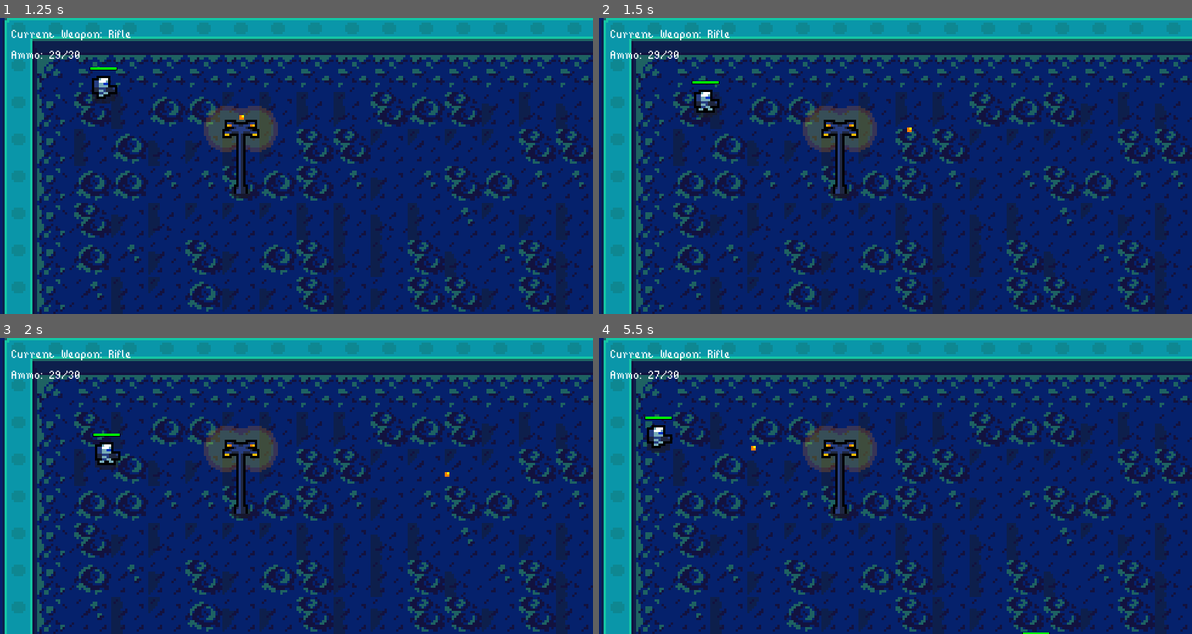
Above: before the commit, frames 1-4 (two rows, left to right).
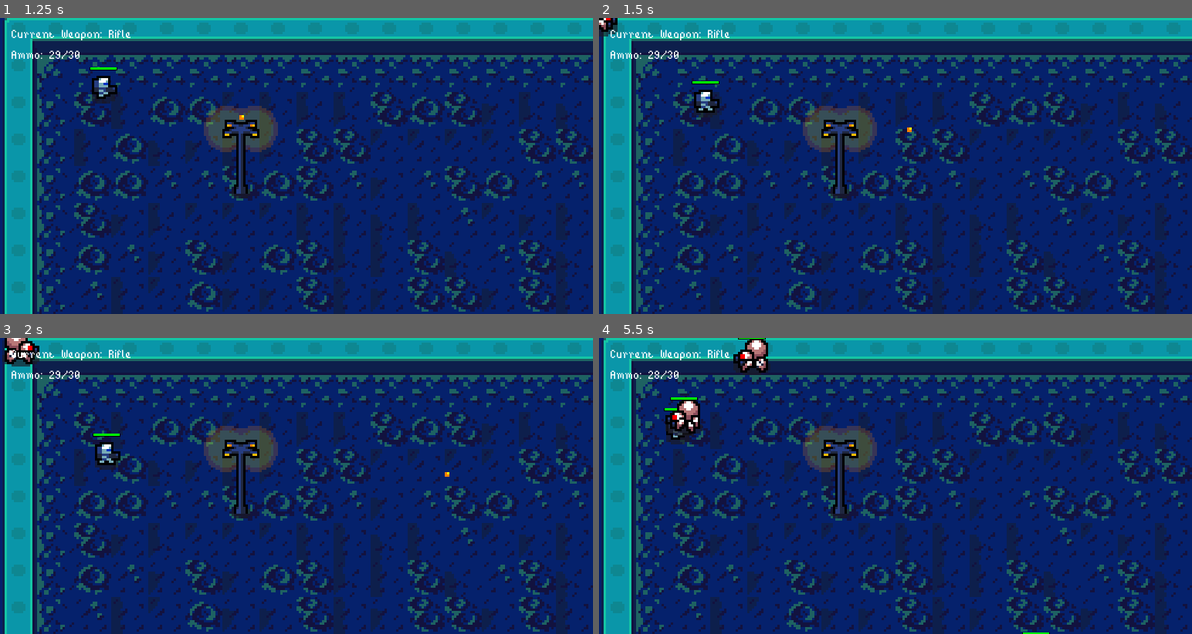
Above: after the commit, the same moments.

Repository: Gui-dev/topdown-shooter
Game: Godot game, scene res://scenes/management/game_level.tscn
Two runs of this game, one before a commit and one after it. Both use one fixed random seed, a clock stepped at 60 frames per second and the inputs below.
Inputs (mouse positions are in pixels of both pictures, inside the frame that each line leads up to):
- Up to frame 1 (1.25 s): move the mouse to (426, 151) at 0.52 s; hold Right (ui_right) from 0.53 s (still down); click (426, 151) at 0.67 s; tap Space (ui_select) at 0.77 s
- Up to frame 2 (1.5 s): move the mouse to (776, 180) at 1.27 s; release Right (ui_right) at 1.28 s; hold Down (ui_down) from 1.28 s (still down)
- Up to frame 3 (2 s): keep holding Down (ui_down); tap Space (ui_select) at 1.52 s
- Up to frame 4 (5.5 s): move the mouse to (954, 420) at 2.02 s; release Down (ui_down) at 2.03 s; hold Right (ui_right) 2.03-2.78 s; move the mouse to (865, 545) at 2.77 s; hold Up (ui_up) 2.78-3.53 s; click (865, 545) at 2.92 s; tap Space (ui_select) at 3.02, 3.77, 4.52 s; move the mouse to (1073, 530) at 3.52 s; hold Left (ui_left) 3.53-5.03 s; move the mouse to (717, 441) at 4.27 s; move the mouse to (925, 486) at 5.02 s; hold Down (ui_down) from 5.03 s (still down); click (925, 486) at 5.17 s

Frame 1 is identical in both runs. In frame 2, 0.2% of the frame differs, in the area x 0-4%, y 0-7%; in frame 3, 0.5%; in frame 4, 1.7%, in the area x 7-29%, y 0-39%.

Commit message:
feat: add spawn enemies

Diff:
--- a/scenes/management/game_level.tscn
+++ b/scenes/management/game_level.tscn
@@ -6,6 +6,7 @@
 [ext_resource path="res://assets/tile/props.png" type="Texture" id=4]
 [ext_resource path="res://scripts/management/game_level.gd" type="Script" id=5]
 [ext_resource path="res://scenes/enemies/spider.tscn" type="PackedScene" id=6]
+[ext_resource path="res://scripts/management/layered_objects.gd" type="Script" id=7]
 
 [sub_resource type="ConvexPolygonShape2D" id=2]
 points = PoolVector2Array( 0, 0, 16, 0, 16, 16, 0, 16 )
@@ -1218,6 +1219,7 @@
 [node name="base_terrain" type="TileMap" parent="terrain"]
 tile_set = SubResource( 1 )
 cell_size = Vector2( 16, 16 )
+collision_mask = 0
 bake_navigation = true
 format = 1
 tile_data = PoolIntArray( 0, 0, 2, 1, 0, 131074, 2, 0, 131074, 3, 0, 131074, 4, 0, 131074, 5, 0, 131074, 6, 0, 131074,  …(23737 unchanged characters)…
@@ -1226,11 +1228,16 @@
 
 [node name="Assault" parent="." instance=ExtResource( 1 )]
 position = Vector2( 29, 30 )
+collision_layer = 1
 
 [node name="Spider" parent="." instance=ExtResource( 6 )]
 position = Vector2( 288, 161 )
+collision_layer = 1
+collision_mask = 1
 
 [node name="layered_objects" type="YSort" parent="."]
+script = ExtResource( 7 )
+enemies_list = [ ExtResource( 6 ) ]
 
 [node name="decoration_terrain" type="TileMap" parent="layered_objects"]
 tile_set = SubResource( 38 )
@@ -1240,3 +1247,10 @@
 centered_textures = true
 format = 1
 tile_data = PoolIntArray( 131096, 9, 0, 131110, 5, 0, 131111, 4, 0, 196614, 0, 0, 262180, 0, 0, 458777, 15, 0, 458781,  …(278 unchanged characters)…
+
+[node name="timer" type="Timer" parent="layered_objects"]
+wait_time = 1.5
+one_shot = true
+autostart = true
+
+[connection signal="timeout" from="layered_objects/timer" to="layered_objects" method="_on_timer_timeout"]
--- a/scripts/enemies/enemy.gd
+++ b/scripts/enemies/enemy.gd
@@ -57,6 +57,10 @@
     path.pop_front()
 
 
+func kill() -> void:
+  queue_free()
+
+
 func _on_monitoring_timer_timeout() -> void:
   change_monitoring_state(false)
 
--- a/scripts/management/game_level.gd
+++ b/scripts/management/game_level.gd
@@ -6,10 +6,13 @@
 onready var assault: KinematicBody2D = $Assault
 onready var terrain: Navigation2D = $terrain
 onready var base_terrain: TileMap = $terrain/base_terrain
+onready var layered_objects: YSort = $layered_objects
+var avaliable_spawn_tiles_list: Array = []
 
 
 func _ready() -> void:
   define_camera_limit()
+  set_spawn_tiles()
 
 
 func _process(_delta: float) -> void:
@@ -30,3 +33,24 @@
   soldier_camera.limit_top = int(used_rect_tile.position.y)
   soldier_camera.limit_right = int(used_rect_tile.size.x * CELL_SIZE)
   soldier_camera.limit_bottom = int(used_rect_tile.size.y * CELL_SIZE)
+
+
+func set_spawn_tiles() -> void:
+  for tile in base_terrain.get_used_cells():
+    find_edges(tile)
+
+  layered_objects.avaliable_cells = avaliable_spawn_tiles_list
+
+
+func find_edges(current_cell: Vector2) -> void:
+  var used_rect: Rect2 = base_terrain.get_used_rect()
+  var x_size: float = used_rect.size.x
+  var y_size: float = used_rect.size.y
+  var x_position: float = used_rect.position.x
+  var y_position: float = used_rect.position.y
+
+  if current_cell.x == x_size - 1 or current_cell.x == x_position:
+    avaliable_spawn_tiles_list.append(current_cell)
+
+  if current_cell.y == y_size -1 or current_cell.y == y_position:
+    avaliable_spawn_tiles_list.append(current_cell)
--- /dev/null
+++ b/scripts/management/layered_objects.gd
@@ -0,0 +1,28 @@
+extends YSort
+class_name LayeredObjects
+
+
+const CELL_SIZE: int = 16
+onready var parent: Node2D = get_parent()
+onready var timer: Timer = $timer
+var avaliable_cells: Array = []
+var spawn_cooldown: float = 1.5
+export(Array, PackedScene) var enemies_list
+
+
+func _ready() -> void:
+  randomize()
+
+
+func spawn() -> void:
+  var random_spawn_index: int = randi() % avaliable_cells.size()
+  var spawn_position: Vector2 = avaliable_cells[random_spawn_index] * CELL_SIZE
+  var random_enemy_index: int = randi() % enemies_list.size()
+  var enemy = enemies_list[random_enemy_index].instance()
+  enemy.global_position = spawn_position
+  add_child(enemy)
+
+
+func _on_timer_timeout() -> void:
+  spawn()
+  timer.start(spawn_cooldown)
--- a/scripts/player/soldier_texture.gd
+++ b/scripts/player/soldier_texture.gd
@@ -60,3 +60,9 @@
 
   if anim_name == 'fire' or anim_name == 'throw':
     parent.is_attacking = false
+
+  match anim_name:
+    'hit':
+      parent.set_physics_process(true)
+    'death':
+      get_tree().paused = true
Not shown: 1 places in scenes/management/game_level.tscn that only renumber resources
